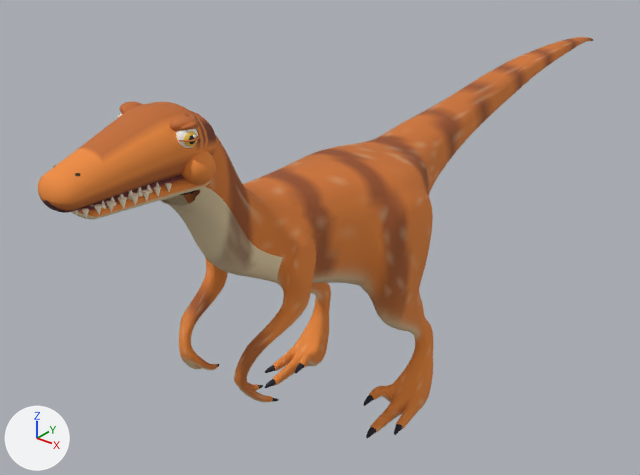
The glTF model assets/models/dinos/raptor.glb: old version first, new version second.
Rendered twice from a camera (50 mm lens) standing at (7.04, -9.72, 8.39) and looking at (-0.98, 0.31, 2.17). Arrows for +X, +Y and +Z are at lower left; the lights stay in place. The first picture is the older version. Where no turn or scale is listed for an object, it has been applied to the vertices. Vertices at exactly the same position are counted once.

Names of what the first picture shows: 'FaceEyelids', 'FaceEyes', 'Velociraptor', 'mesh_1', 'mesh_4', 'mesh_5'.
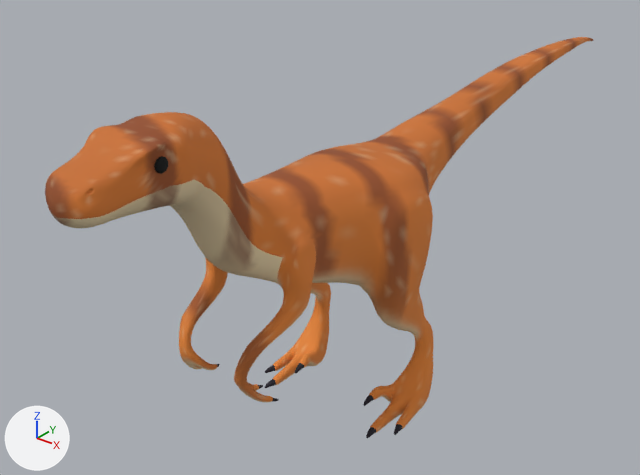
The edits, one by one:
me_mesh_0 is used by ob_velociraptor; location (0.0, 0.0, 0.0).
me_mesh_0 had 8745 vertices, 17421 faces and spanned x -1.31..1.31, y -3.7..8.1, z -0.04..5.32.
me_mesh_0 now has 10306 vertices, 20608 faces and spans x -1.31..1.31, y -5.1..8.1, z -0.04..5.42.
me_mesh_0 part 1: 1561 vertices added at x -0.5..0.5, y -5.1..-3.29, z 4.44..5.42.
Mesh me_mesh_2_1 is new.
It has 204 vertices, 352 faces and spans x -0.04..0.04, y -0.089..0.089, z -0.089..0.089.
It uses material mat_material_1.
Object 'mesh_1' (ob_mesh_1) is deleted.
In object 'FaceEyes' (ob_faceeyes), parent is no longer ob_detailedface.
Object 'FaceEyes' (ob_faceeyes) now shows nothing instead of me_mesh_2.
Object 'FaceEyes' (ob_faceeyes) moves from (0.0, 0.0, 0.0) to (-0.00147, -3.655, 5.063).
Object 'FaceEyes' (ob_faceeyes) turns from (0, 0, 0) to (80, -150, 4.9) degrees about x, y and z.
Object 'FaceEyelids' (ob_faceeyelids) is deleted.
Object 'mesh_4' (ob_mesh_4) is deleted.
Object 'mesh_5' (ob_mesh_5) is deleted.
Object 'EyeDotRight' (ob_eyedotright) is new; it shows me_mesh_2_1.
Its location is (0.47, -4.1, 5.1).

Location of each change, [x1, y1, x2, y2] in pixels of the pictures (640 x 475 px):
'Velociraptor', reshaped (27% wider)
    before: [161, 37, 593, 438]
    after: [45, 37, 593, 438]
'mesh_1', deleted (orange)
    before: [38, 101, 216, 219]
'mesh_5', deleted (brown)
    before: [71, 175, 211, 219]
'FaceEyes', no longer drawn
    before: [118, 113, 198, 148]
'EyeDotRight', added
    after: [154, 157, 168, 174]
'mesh_4', deleted
    before: [119, 105, 196, 130]
'FaceEyelids', deleted (mostly hidden)
    before: [178, 135, 200, 142]
part 1 of me_mesh_0, added (orange)
    after: [45, 112, 205, 228]
